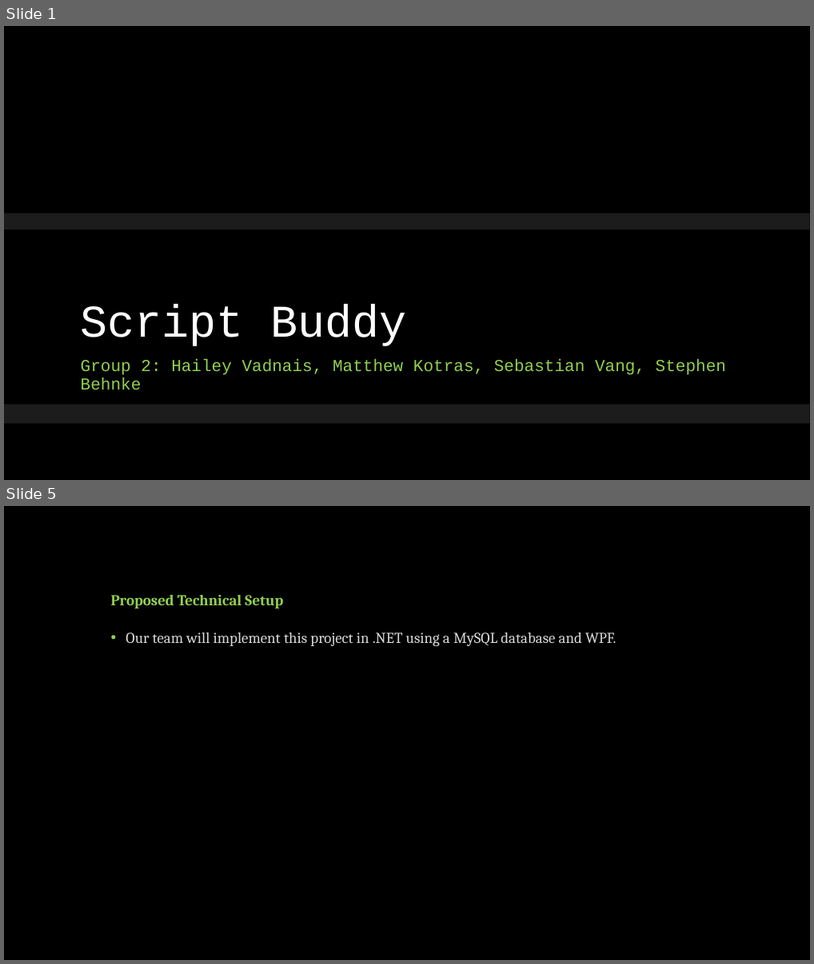
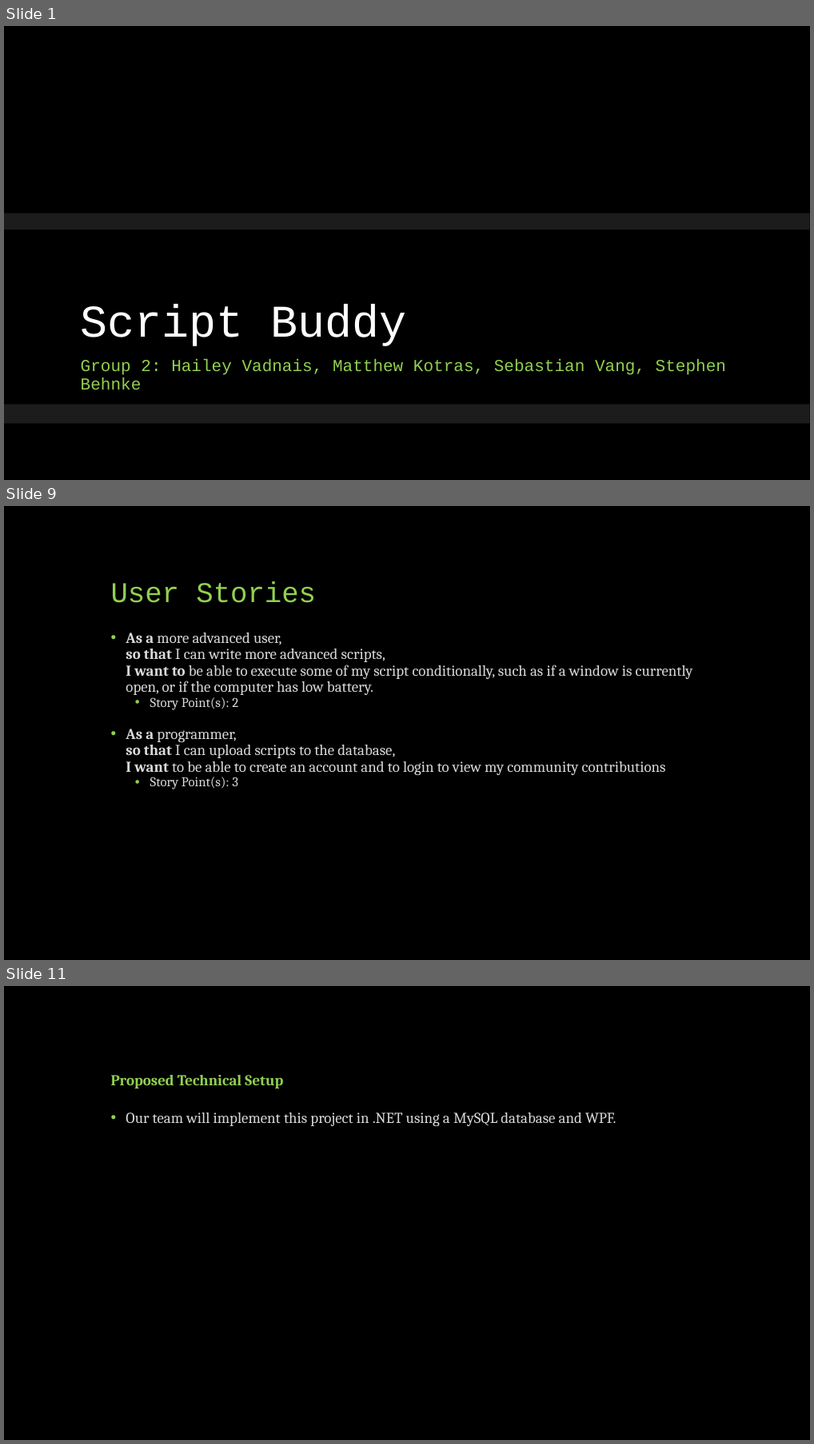
Before and after one commit to CS341-Group-2/sprint-1-presentation, a slide deck: Group 2 Introductory Presentation.pptx. Shown one above the other, each under a label of ours: slides 1 and 5 before the commit, slides 1, 9 and 11 after it; the slides between them are not shown. The pictures are 814x964 and 814x1444 pixels, drawn with LibreOffice and Linux fonts; fonts in the diff are those of the drawing; background and template pictures are left out. Boxes give left, top, right and bottom in pixels: in the first picture for what was removed or moved away, otherwise in the second. Text is boxed around its words. In the diff, an @@ line names an element or a change of style, - is before the commit and + after.

Commit message:
Added User Stories

```diff
--- a/Group 2 Introductory Presentation.pptx
+++ b/Group 2 Introductory Presentation.pptx
@@ slide 9 added at [4,506,810,960], background #000000 @@
@@ title added at [111,582,316,603], 34 pt, text #92D050 @@
+User Stories
@@ text added at [126,632,694,789], 18 pt, text #D9D9D9 @@
+• As a more advanced user,
+  so that I can write more advanced scripts,
+  I want to be able to execute some of my script conditionally, such as if a window is currently open, or if the computer has low battery.
+  • Story Point(s): 2
+• As a programmer,
+  so that I can upload scripts to the database,
+  I want to be able to create an account and to login to view my community contributions
+  • Story Point(s): 3
@@ what was slide 5 is now slide 11 @@
```
Also in this commit, not shown: 1 slide changed, 7 other slides added, 2 slides removed.
